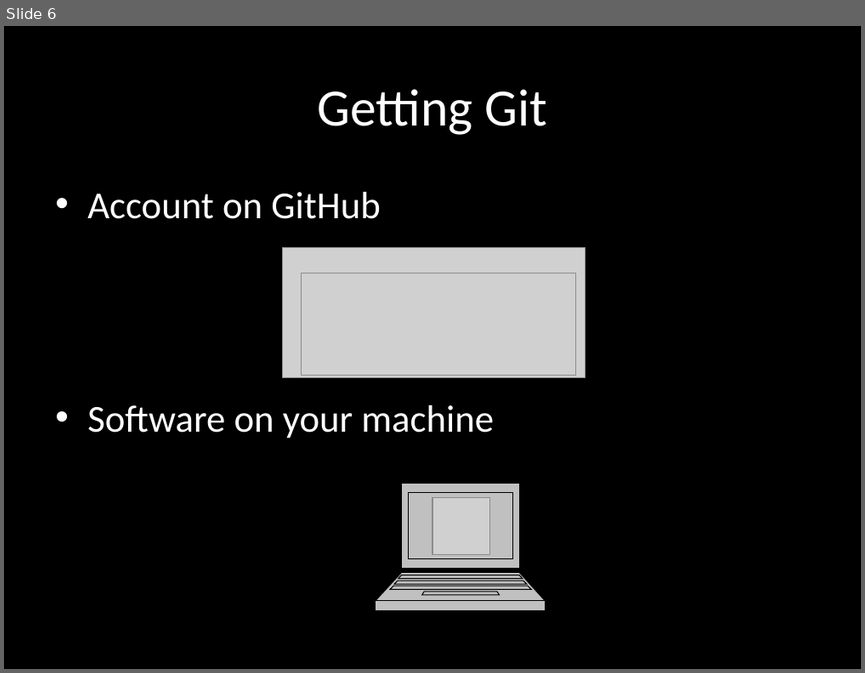
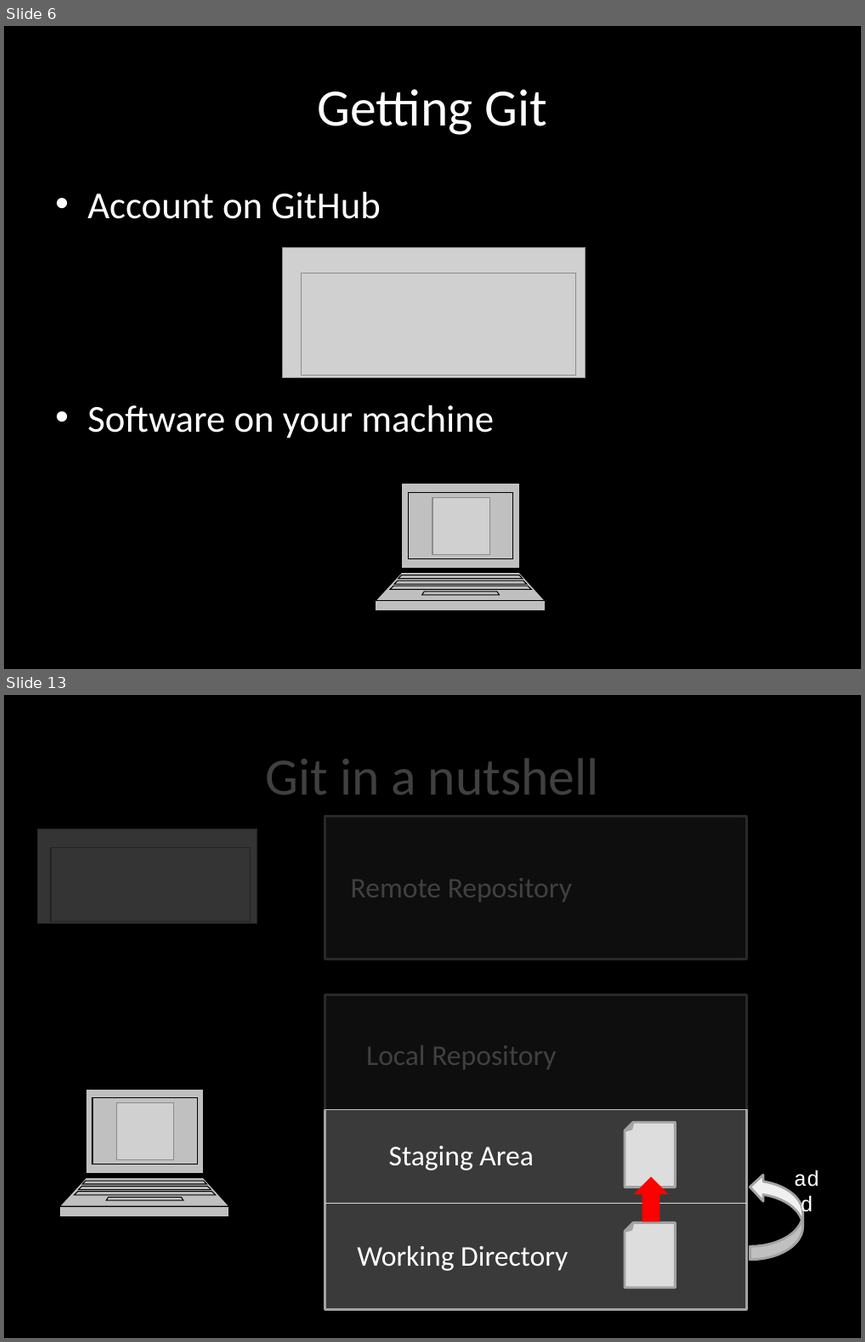
Before and after one commit to vgdev/git-guide, a slide deck: Git.pptx. Shown one above the other, each under a label of ours: slide 6 before the commit, slides 6 and 13 after it; the slides between them are not shown. The pictures are 865x673 and 865x1342 pixels, drawn with LibreOffice and Linux fonts; fonts in the diff are those of the drawing; grey boxes stand for pictures. Boxes give left, top, right and bottom in pixels: in the first picture for what was removed or moved away, otherwise in the second. Text is boxed around its words. In the diff, an @@ line names an element or a change of style, - is before the commit and + after.

```diff
--- a/Git.pptx
+++ b/Git.pptx
@@ slide 13 added at (x1=4, y1=695, x2=861, y2=1338), background #000000 @@
@@ freeform shape added at (x1=5, y1=695, x2=861, y2=1338), fill #000000 at 75% opacity @@
@@ title added at (x1=266, y1=758, x2=598, y2=794), 44 pt, text #FFFFFF @@
+Git in a nutshell
@@ rectangle added at (x1=325, y1=817, x2=747, y2=959), fill #3A3A3A, outline #A3A3A3 2 pt @@
@@ picture added at (x1=37, y1=828, x2=256, y2=923) @@
@@ picture added at (x1=51, y1=847, x2=250, y2=922) @@
@@ text added at (x1=351, y1=878, x2=572, y2=902), 24 pt, text #FFFFFF @@
+Remote Repository
@@ rectangle added at (x1=325, y1=995, x2=747, y2=1310), fill #3A3A3A, outline #A3A3A3 2 pt @@
@@ text added at (x1=366, y1=1045, x2=556, y2=1069), 24 pt, text #FFFFFF @@
+Local Repository
@@ freeform shape added at (x1=60, y1=1089, x2=229, y2=1216), fill #C0C0C0, outline #000000 0.75 pt @@
@@ picture added at (x1=116, y1=1103, x2=174, y2=1160) @@
@@ line added from (325, 1109) to (747, 1109), #D8D8D8 0.75 pt @@
@@ folded corner added at (x1=624, y1=1122, x2=675, y2=1187), fill #DDDDDD, outline #A3A3A3 2 pt @@
@@ text added at (x1=389, y1=1145, x2=533, y2=1170), 24 pt, text #FFFFFF @@
+Staging Area
@@ down arrow added at (x1=633, y1=1176, x2=668, y2=1222), fill #FF0000 @@
@@ curved right arrow added at (x1=749, y1=1173, x2=802, y2=1259), fill #F0F0F0, outline #A3A3A3 2 pt @@
@@ text added at (x1=780, y1=1160, x2=834, y2=1195), 18 pt, text #FFFFFF @@
+add
@@ line added from (325, 1203) to (747, 1203), #D8D8D8 0.75 pt @@
@@ folded corner added at (x1=624, y1=1222, x2=675, y2=1287), fill #DDDDDD, outline #A3A3A3 2 pt @@
@@ text added at (x1=357, y1=1245, x2=568, y2=1270), 24 pt, text #FFFFFF @@
+Working Directory
```
Also in this commit, not shown: 1 slide changed, 25 other slides added.
